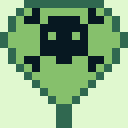
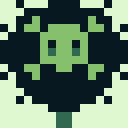
Layer changes from the first 128 x 128 image to the second:
painted on "Background copy #1" over [24, 8, 104, 80]
added layer "roundVersion" above "Background copy" over [0, 0, 128, 112]
hid "Background copy" over [0, 0, 128, 112]
